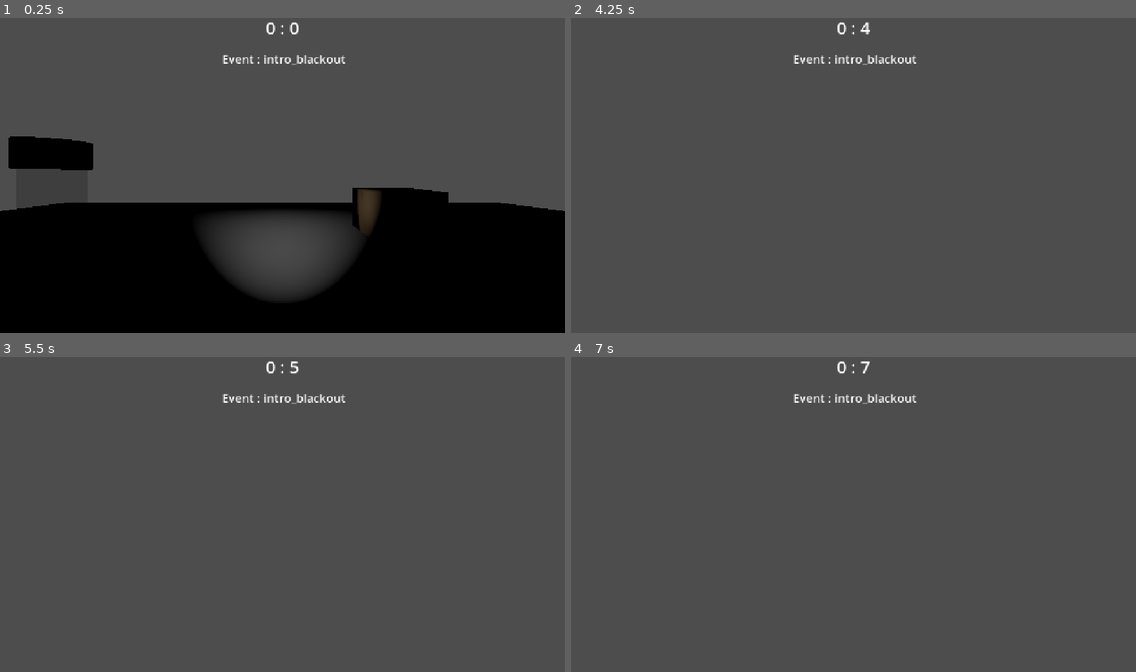
Above: before the commit, frames 1-4 (two rows, left to right).
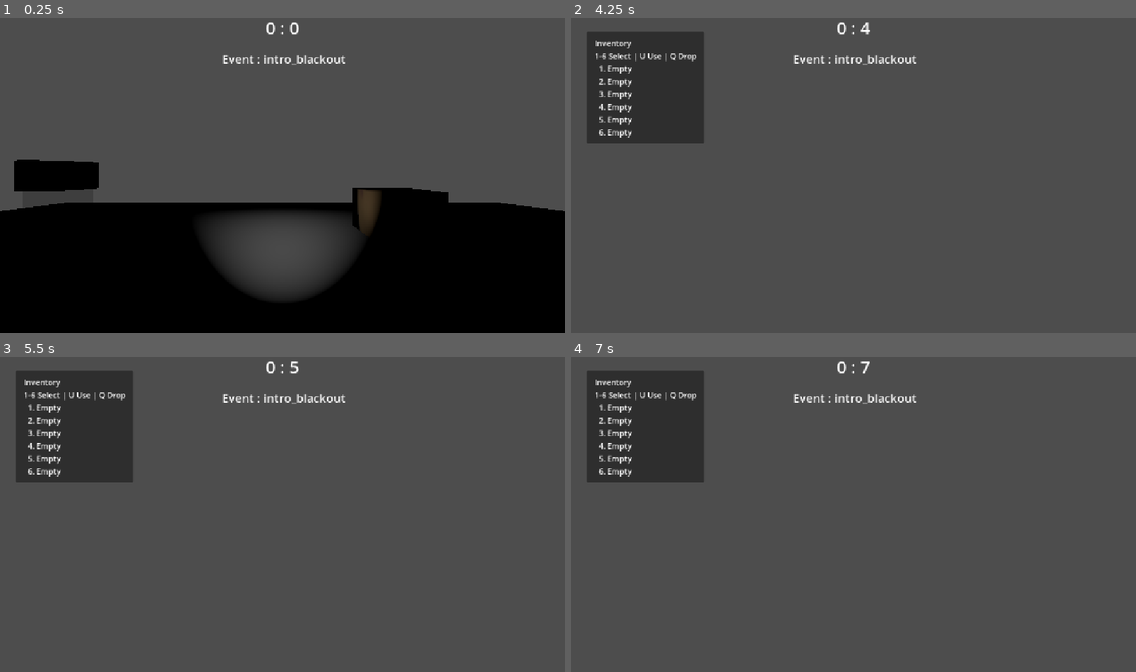
Above: after the commit, the same moments.

Repository: GameDevProjectGE362785/Banjong-GameHorror-Using-Voice-Commands-for-In-Game-Character-Control
Game: Godot game, scene res://Test/Test.tscn
The game is run twice, just before and just after one commit, with the same random seed, the same clock (stepped at 60 frames per second) and the same inputs.
Inputs (mouse positions are in pixels of both pictures, inside the frame that each line leads up to):
- Up to frame 1 (0.25 s): no input
- Up to frame 2 (4.25 s): tap Enter (ui_accept) at 0.5, 0.77, 1.52, 2, 2.75, 3.02, 3.5, 3.77 s; move the mouse to (881, 172) at 0.52 s; hold Up (ui_up) from 0.53 s (still down); tap F (PickUp) at 0.6, 3.8 s; tap Q (drop_item, bound only after the commit) at 0.8, 1.35 s; move the mouse to (825, 175) at 1.27 s; tap U (use_item, bound only after the commit) at 1.55, 2.1 s; move the mouse to (864, 169) at 2.02 s; tap 1 at 2.3, 2.85 s; move the mouse to (847, 178) at 2.77 s; tap 6 at 3.05, 3.6 s; move the mouse to (893, 178) at 3.52 s; tap E (inventory, bound only after the commit) at 4.15 s
- Up to frame 3 (5.5 s): keep holding Up (ui_up); move the mouse to (237, 508) at 4.27 s; tap F (PickUp) at 4.35 s; tap Enter (ui_accept) at 4.52, 5 s; tap Q (drop_item, bound only after the commit) at 4.55 s; move the mouse to (288, 514) at 5.02 s; tap G (flashlight) at 5.1 s; tap U (use_item, bound only after the commit) at 5.3 s
- Up to frame 4 (7 s): tap Enter (ui_accept) at 5.75, 6.02, 6.77 s; move the mouse to (830, 508) at 5.77 s; release Up (ui_up) at 5.78 s; hold Right (ui_right) 5.78-6.53 s; tap Q (drop_item, bound only after the commit) at 5.85 s; tap 1 at 6.05 s; move the mouse to (881, 511) at 6.52 s; hold Up (ui_up) from 6.53 s (still down); tap U (use_item, bound only after the commit) at 6.6 s; tap 6 at 6.8 s

The runs differ from the first frame. In frame 1, 2.1% of the frame differs, in the area x 1-99%, y 37-62%; in frame 2, 7.0%, in the area x 2-24%, y 4-40%; in frame 3, 7.0%; in frame 4, 7.0%.

Commit message:
เพิ่มระบบเก็บไอเท็ม+ช่องเก็บของชั่วคราว?+ใช้ไอเท็ม?+

Diff:
--- a/game-project-ge/Asset/Box/Box.tscn
+++ b/game-project-ge/Asset/Box/Box.tscn
@@ -7,7 +7,7 @@
 size = Vector3(0.7509155, 0.45965576, 0.56347656)
 
 [node name="Box" type="StaticBody3D" unique_id=1432651663]
-collision_layer = 3
+collision_layer = 2
 script = ExtResource("1_dof8h")
 
 [node name="Sketchfab_Scene" parent="." unique_id=1274883815 instance=ExtResource("1_28h57")]
--- a/game-project-ge/Asset/Box/box.gd
+++ b/game-project-ge/Asset/Box/box.gd
@@ -5,3 +5,6 @@
 
 func getInteractive() -> String:
 	return "Pick Up Box"
+
+func get_item_name() -> String:
+	return "Box"
--- a/game-project-ge/Asset/Fuse/Fuse.tscn
+++ b/game-project-ge/Asset/Fuse/Fuse.tscn
@@ -8,7 +8,7 @@
 radius = 0.37402344
 
 [node name="Fuse" type="StaticBody3D" unique_id=1962960150]
-collision_layer = 3
+collision_layer = 2
 script = ExtResource("1_n4yyd")
 
 [node name="FuseModel" parent="." unique_id=782480346 instance=ExtResource("1_2nnah")]
--- a/game-project-ge/Asset/Fuse/fuse.gd
+++ b/game-project-ge/Asset/Fuse/fuse.gd
@@ -4,3 +4,6 @@
 
 func getInteractive() -> String:
 	return "Pick Up Fuse"
+
+func get_item_name() -> String:
+	return "Fuse"
--- a/game-project-ge/Asset/Wrench/Wrench.tscn
+++ b/game-project-ge/Asset/Wrench/Wrench.tscn
@@ -7,7 +7,7 @@
 size = Vector3(0.13647461, 0.06046295, 0.5062866)
 
 [node name="Wrench" type="StaticBody3D" unique_id=1082256035]
-collision_layer = 3
+collision_layer = 2
 script = ExtResource("1_edabk")
 
 [node name="Sketchfab_Scene" parent="." unique_id=657429296 instance=ExtResource("1_4p3vx")]
--- a/game-project-ge/Asset/Wrench/wrench.gd
+++ b/game-project-ge/Asset/Wrench/wrench.gd
@@ -4,3 +4,6 @@
 
 func getInteractive() -> String:
 	return "Grab Wrench"
+
+func get_item_name() -> String:
+	return "Wrench"
--- a/game-project-ge/Asset/interactiveItem.gd
+++ b/game-project-ge/Asset/interactiveItem.gd
@@ -2,8 +2,14 @@
 
 class_name itemClass
 
-func hideOnClick():
-	print("hell")
-
 func getInteractive() -> String:
 	return "null"
+
+func get_item_name() -> String:
+	return "Item"
+
+func on_picked_up(_player: CharacterBody3D) -> void:
+	pass
+
+func use_item(_item_name: String) -> bool:
+	return false
--- /dev/null
+++ b/game-project-ge/Main/main.tscn
@@ -0,0 +1,18 @@
+[gd_scene format=3 uid="uid://br2olntaaiitq"]
+
+[ext_resource type="PackedScene" uid="uid://c6cx3xifpif36" path="res://model/3d_online_factory_1_knt.glb" id="1_eunhr"]
+[ext_resource type="PackedScene" uid="uid://ps4na6ndhgc4" path="res://Asset/GameClock/game_clock.tscn" id="2_k3v36"]
+[ext_resource type="PackedScene" uid="uid://dbntcfceyxx75" path="res://Asset/EventScheduler/events_scheduler.tscn" id="3_liyct"]
+[ext_resource type="PackedScene" uid="uid://cyh8yrsokurny" path="res://player/player.tscn" id="4_ib3t1"]
+
+[node name="Main" type="Node" unique_id=1581661248]
+
+[node name="Sketchfab_Scene" parent="." unique_id=279301485 instance=ExtResource("1_eunhr")]
+transform = Transform3D(1, 0, 0, 0, 1, 0, 0, 0, 1, -2.476735, -0.14070952, 24.282015)
+
+[node name="GameClock" parent="." unique_id=1905810359 instance=ExtResource("2_k3v36")]
+
+[node name="EventsScheduler" parent="." unique_id=659291456 instance=ExtResource("3_liyct")]
+
+[node name="Player" parent="." unique_id=965063473 instance=ExtResource("4_ib3t1")]
+transform = Transform3D(0.255, 0, 0, 0, 0.255, 0, 0, 0, 0.255, 1.836308, 0.5569247, 0.15376043)
--- a/game-project-ge/Test/Test.tscn
+++ b/game-project-ge/Test/Test.tscn
@@ -29,7 +29,7 @@
 mesh = SubResource("PlaneMesh_s1fef")
 
 [node name="Player" parent="." unique_id=965063473 instance=ExtResource("1_tf838")]
-transform = Transform3D(0.255, 0, 0, 0, 0.255, 0, 0, 0, 0.255, 0, 0.6097492, 0)
+transform = Transform3D(0.255, 0, 0, 0, 0.255, 0, 0, 0, 0.255, 0, 0.28874516, 0)
 
 [node name="Node3D" parent="." unique_id=1432651663 instance=ExtResource("2_n8bxl")]
 transform = Transform3D(1, 0, 0, 0, 1, 0, 0, 0, 1, 1.2840712, -0.0005903989, -2.435182)
@@ -38,6 +38,7 @@
 transform = Transform3D(1, 0, 0, 0, 1, 0, 0, 0, 1, 1.4380019, 0.7356756, 0.9646072)
 
 [node name="Fuse" parent="." unique_id=1962960150 instance=ExtResource("4_4l8u5")]
-transform = Transform3D(1, 0, 0, 0, 1, 0, 0, 0, 1, -1, 0.425, -1)
+transform = Transform3D(1, 0, 0, 0, 1, 0, 0, 0, 1, -0.9740871, 0.33597302, -1)
+collision_layer = 3
 
 [connection signal="hour_tick" from="GameClock" to="EventsScheduler" method="_on_hour_tick"]
--- a/game-project-ge/UI/CameraView.tscn
+++ b/game-project-ge/UI/CameraView.tscn
@@ -34,3 +34,25 @@
 position = Vector2(577, 215)
 scale = Vector2(0.305, 0.305)
 texture = ExtResource("2_lk5mx")
+
+[node name="InventoryPanel" type="PanelContainer" parent="."]
+visible = false
+layout_mode = 0
+offset_left = 32.0
+offset_top = 32.0
+offset_right = 260.0
+offset_bottom = 230.0
+
+[node name="MarginContainer" type="MarginContainer" parent="InventoryPanel"]
+layout_mode = 2
+theme_override_constants/margin_left = 16
+theme_override_constants/margin_top = 12
+theme_override_constants/margin_right = 16
+theme_override_constants/margin_bottom = 12
+
+[node name="VBoxContainer" type="VBoxContainer" parent="InventoryPanel/MarginContainer"]
+layout_mode = 2
+
+[node name="InventoryLabel" type="Label" parent="InventoryPanel/MarginContainer/VBoxContainer"]
+layout_mode = 2
+text = "Inventory"
--- a/game-project-ge/UI/camera_view.gd
+++ b/game-project-ge/UI/camera_view.gd
@@ -2,8 +2,14 @@
 
 @onready var TextHandler = $Control
 @onready var paragraph = $Control/Label
+@onready var inventory_panel = $InventoryPanel
+@onready var inventory_label = $InventoryPanel/MarginContainer/VBoxContainer/InventoryLabel
 
 var collitionOn = false
+
+func _ready() -> void:
+	inventory_panel.visible = false
+	update_inventory([])
 
 func setCollition(boolean : bool):
 	collitionOn = boolean
@@ -11,6 +17,22 @@
 func TextChanger(word : String) -> void:
 	paragraph.text = word
 
+func update_inventory(items: Array[String], selected_index: int = -1) -> void:
+	var lines: Array[String] = []
+	for index in range(6):
+		var slot_number := index + 1
+		var slot_text := "Empty"
+		if index < items.size():
+			slot_text = items[index]
+		var marker := "  "
+		if index == selected_index:
+			marker = "> "
+		lines.append("%s%d. %s" % [marker, slot_number, slot_text])
+	inventory_label.text = "Inventory\n1-6 Select | U Use | Q Drop\n" + "\n".join(lines)
+
+func toggle_inventory() -> void:
+	inventory_panel.visible = not inventory_panel.visible
+
 func _process(delta: float) -> void:
 	if collitionOn:
 		TextHandler.visible = true
--- a/game-project-ge/player/player.gd
+++ b/game-project-ge/player/player.gd
@@ -3,12 +3,20 @@
 @onready var raycast = $CameraController/RayCast3D
 @onready var UI = $CameraView
 @onready var flashlight = $CameraController/SpotLight3D
+@onready var camera = $CameraController/Camera3D
 
 const SPEED = 5.0
 const JUMP_VELOCITY = 4.5
 const MOUSE_SENSITIVITY = 0.003
 
-var haveItem = false
+const INVENTORY_SIZE := 6
+const ITEM_SCENES := {
+	"Box": preload("res://Asset/Box/Box.tscn"),
+	"Wrench": preload("res://Asset/Wrench/Wrench.tscn"),
+	"Fuse": preload("res://Asset/Fuse/Fuse.tscn")
+}
+var inventory: Array[String] = []
+var selected_inventory_index := 0
 
 var flashlighton = false
 
@@ -24,6 +32,9 @@
 		Input.mouse_mode = Input.MOUSE_MODE_VISIBLE
 	if event is InputEventMouseButton and event.pressed:
 		Input.mouse_mode = Input.MOUSE_MODE_CAPTURED
+	if event is InputEventKey and event.pressed and not event.echo:
+		if event.physical_keycode >= KEY_1 and event.physical_keycode <= KEY_6:
+			select_inventory_slot(event.physical_keycode - KEY_1)
 
 func _physics_process(delta: float) -> void:
 	# Add the gravity.
@@ -51,26 +62,149 @@
 	checkObjectInfront()
 	if Input.is_action_just_pressed("flashlight"):
 		flashLightFunction()
+	if Input.is_action_just_pressed("inventory"):
+		UI.toggle_inventory()
+	if Input.is_action_just_pressed("use_item"):
+		use_selected_item()
+	if Input.is_action_just_pressed("drop_item"):
+		drop_selected_item()
 
 
 func checkObjectInfront():
 	if raycast.is_colliding():
-		if !haveItem:
-			var item = raycast.get_collider()
-			if item is itemClass:
-				#print(item.getInteractive())
+		var item = raycast.get_collider()
+		if item is itemClass:
+			if inventory.size() < INVENTORY_SIZE:
 				UI.TextChanger(item.getInteractive())
 				UI.setCollition(true)
 				if Input.is_action_just_pressed("PickUp"):
-					pickup()
+					pickup(item)
+			else:
+				UI.TextChanger("Inventory Full")
+				UI.setCollition(true)
 		else:
-			UI.TextChanger("Hand Is Full")
-			UI.setCollition(true)
+			UI.setCollition(false)
 	else:
 		UI.setCollition(false)
 
-func pickup():
-	print("Click")
+func pickup(item: itemClass) -> void:
+	if inventory.size() >= INVENTORY_SIZE or not is_instance_valid(item):
+		return
+
+	var item_name := item.get_item_name()
+	inventory.append(item_name)
+	item.on_picked_up(self)
+	item.queue_free()
+	UI.update_inventory(inventory)
+	UI.TextChanger("Picked up " + item_name)
+
+func select_inventory_slot(slot_index: int) -> void:
+	if slot_index < 0 or slot_index >= inventory.size():
+		return
+
+	selected_inventory_index = slot_index
+	UI.update_inventory(inventory, selected_inventory_index)
+
+func use_selected_item() -> void:
+	if inventory.is_empty():
+		UI.TextChanger("Inventory Is Empty")
+		UI.setCollition(true)
+		return
+	if selected_inventory_index >= inventory.size():
+		selected_inventory_index = inventory.size() - 1
+
+	if not raycast.is_colliding():
+		UI.TextChanger("Aim At An Object")
+		UI.setCollition(true)
+		return
+
+	var target = raycast.get_collider()
+	if not target.has_method("use_item"):
+		UI.TextChanger("Cannot Use Item Here")
+		UI.setCollition(true)
+		return
+
+	var item_name := inventory[selected_inventory_index]
+	if target.use_item(item_name):
+		inventory.remove_at(selected_inventory_index)
+		selected_inventory_index = clamp(selected_inventory_index, 0, inventory.size() - 1)
+		UI.update_inventory(inventory, selected_inventory_index)
+		UI.TextChanger("Used " + item_name)
+	else:
+		UI.TextChanger("This Item Cannot Be Used Here")
+	UI.setCollition(true)
+
+func drop_selected_item() -> void:
+	if inventory.is_empty():
+		UI.TextChanger("Inventory Is Empty")
+		UI.setCollition(true)
+		return
+
+	if selected_inventory_index >= inventory.size():
+		selected_inventory_index = inventory.size() - 1
+
+	var item_name := inventory[selected_inventory_index]
+	if not ITEM_SCENES.has(item_name):
+		UI.TextChanger("Cannot Drop " + item_name)
+		UI.setCollition(true)
+		return
+
+	var dropped_item = ITEM_SCENES[item_name].instantiate()
+	get_tree().current_scene.add_child(dropped_item)
+	var drop_position: Variant = get_safe_drop_position(dropped_item)
+	if drop_position == null:
+		dropped_item.queue_free()
+		UI.TextChanger("Cannot Drop Here")
+		UI.setCollition(true)
+		return
+	dropped_item.global_position = drop_position
+	inventory.remove_at(selected_inventory_index)
+	selected_inventory_index = clamp(selected_inventory_index, 0, inventory.size() - 1)
+	UI.update_inventory(inventory, selected_inventory_index)
+	UI.TextChanger("Dropped " + item_name)
+	UI.setCollition(true)
+
+func get_safe_drop_position(dropped_item: Node3D) -> Variant:
+	var space_state: PhysicsDirectSpaceState3D = get_world_3d().direct_space_state
+	var forward: Vector3 = -camera.global_transform.basis.z
+	var ray_start: Vector3 = camera.global_position
+	var ray_end: Vector3 = ray_start + forward * 1.5
+	var forward_query: PhysicsRayQueryParameters3D = PhysicsRayQueryParameters3D.create(ray_start, ray_end)
+	forward_query.exclude = [self]
+	var forward_hit: Dictionary = space_state.intersect_ray(forward_query)
+	var candidate: Vector3 = ray_end
+	if not forward_hit.is_empty():
+		var hit_position: Vector3 = forward_hit["position"]
+		candidate = hit_position - forward * 0.35
+
+	var floor_start: Vector3 = candidate + Vector3.UP * 2.0
+	var floor_end: Vector3 = candidate + Vector3.DOWN * 2.0
+	var floor_query: PhysicsRayQueryParameters3D = PhysicsRayQueryParameters3D.create(floor_start, floor_end)
+	floor_query.collision_mask = 1
+	floor_query.exclude = [self]
+	var floor_hit: Dictionary = space_state.intersect_ray(floor_query)
+	if floor_hit.is_empty():
+		return null
+
+	var floor_position: Vector3 = floor_hit["position"]
+	dropped_item.global_position = Vector3(candidate.x, floor_position.y, candidate.z)
+	var visual_bottom: float = get_visual_bottom(dropped_item)
+	return dropped_item.global_position + Vector3.UP * (floor_position.y - visual_bottom + 0.02)
+
+func get_visual_bottom(node: Node3D) -> float:
+	var lowest_y: float = INF
+	for child in node.get_children():
+		if child is VisualInstance3D:
+			var visual: VisualInstance3D = child as VisualInstance3D
+			var bounds: AABB = visual.get_aabb()
+			for x in [bounds.position.x, bounds.end.x]:
+				for y in [bounds.position.y, bounds.end.y]:
+					for z in [bounds.position.z, bounds.end.z]:
+						var world_point: Vector3 = visual.global_transform * Vector3(x, y, z)
+						lowest_y = minf(lowest_y, world_point.y)
+		if child is Node3D:
+			lowest_y = minf(lowest_y, get_visual_bottom(child as Node3D))
+	return lowest_y
 
 func flashLightFunction():
 	flashlighton = !flashlighton
--- a/game-project-ge/project.godot
+++ b/game-project-ge/project.godot
@@ -79,6 +79,21 @@
 "events": [Object(InputEventKey,"resource_local_to_scene":false,"resource_name":"","device":-1,"window_id":0,"alt_press …(192 unchanged characters)…
 ]
 }
+inventory={
+"deadzone": 0.2,
+"events": [Object(InputEventKey,"resource_local_to_scene":false,"resource_name":"","device":-1,"window_id":0,"alt_pressed":false,"shift_pressed":false,"ctrl_pressed":false,"meta_pressed":false,"pressed":false,"keycode":0,"physical_keycode":69,"key_label":0,"unicode":101,"location":0,"echo":false,"script":null)
+]
+}
+use_item={
+"deadzone": 0.2,
+"events": [Object(InputEventKey,"resource_local_to_scene":false,"resource_name":"","device":-1,"window_id":0,"alt_pressed":false,"shift_pressed":false,"ctrl_pressed":false,"meta_pressed":false,"pressed":false,"keycode":0,"physical_keycode":85,"key_label":0,"unicode":117,"location":0,"echo":false,"script":null)
+]
+}
+drop_item={
+"deadzone": 0.2,
+"events": [Object(InputEventKey,"resource_local_to_scene":false,"resource_name":"","device":-1,"window_id":0,"alt_pressed":false,"shift_pressed":false,"ctrl_pressed":false,"meta_pressed":false,"pressed":false,"keycode":0,"physical_keycode":81,"key_label":0,"unicode":113,"location":0,"echo":false,"script":null)
+]
+}
 
 [physics]
 
